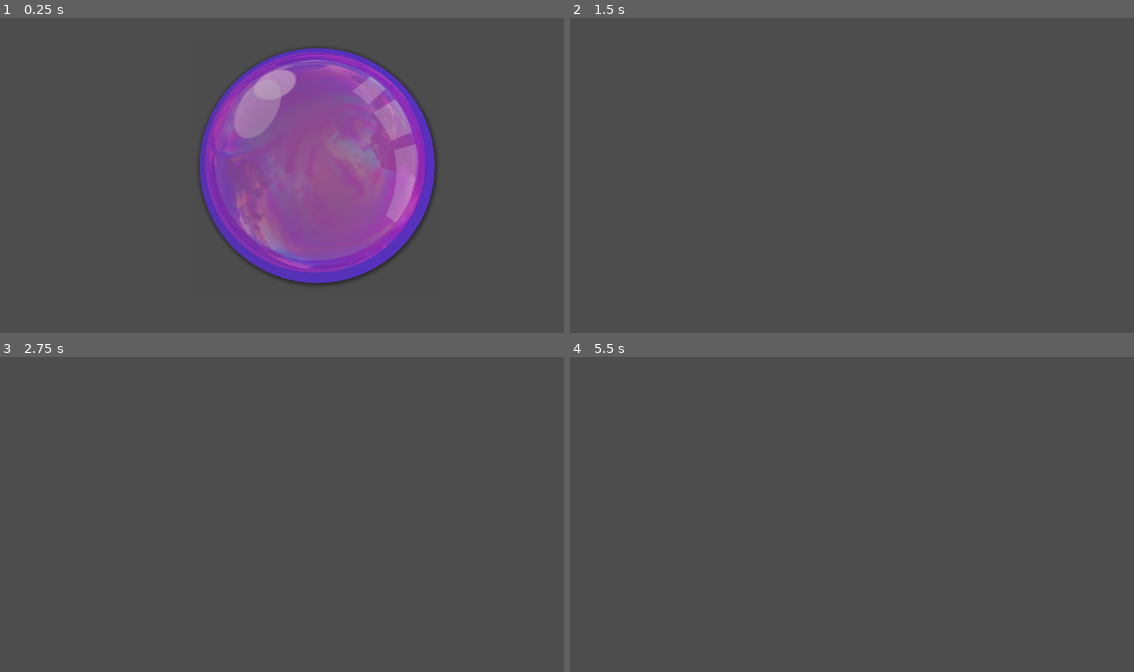
Above: before the commit, frames 1-4 (two rows, left to right).
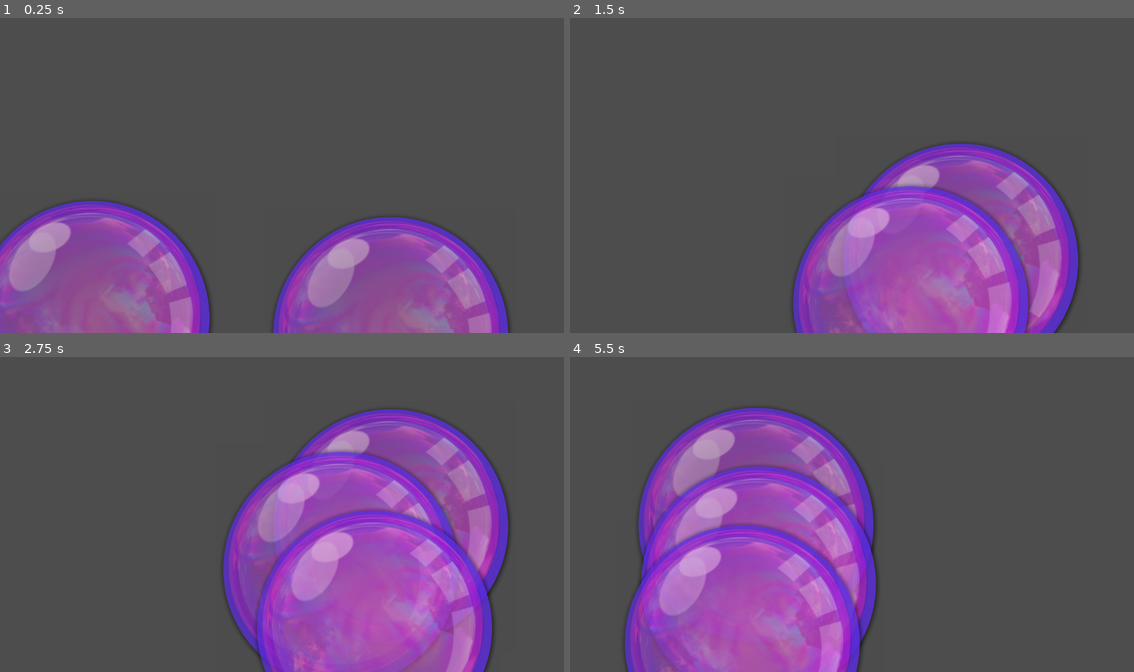
Above: after the commit, the same moments.

Repository: Brog4n/Bubble-Pop
Game: Godot game, scene res://Main/Main.tscn
Two runs of this game, one before a commit and one after it. Both use one fixed random seed, a clock stepped at 60 frames per second and the inputs below.
Inputs (mouse positions are in pixels of both pictures, inside the frame that each line leads up to):
- Up to frame 1 (0.25 s): no input
- Up to frame 2 (1.5 s): move the mouse to (885, 150) at 0.52 s; click (885, 150) at 0.67 s; move the mouse to (739, 191) at 1.27 s; click (739, 191) at 1.42 s
- Up to frame 3 (2.75 s): move the mouse to (338, 445) at 2.02 s; click (338, 445) at 2.17 s
- Up to frame 4 (5.5 s): move the mouse to (823, 577) at 2.77 s; click (823, 577) at 2.92 s; move the mouse to (1021, 561) at 3.52 s; click (1021, 561) at 3.67 s; move the mouse to (682, 467) at 4.27 s; click (682, 467) at 4.42 s; move the mouse to (880, 514) at 5.02 s; click (880, 514) at 5.17 s

The runs differ from the first frame. In frame 1, 46% of the frame differs, in the area x 0-91%, y 9-100%; in frame 2, 24%; in frame 3, 35%; in frame 4, 32%.

Commit message:
made bubbles random, also they die

Diff:
--- a/Code/Bubble/Bubble.gd
+++ b/Code/Bubble/Bubble.gd
@@ -8,6 +8,8 @@
 
 func _process(delta: float) -> void:
 	position.y -= speed * delta
+	if position.y <= 0:
+		pop()
 
 func on_clicked(viewport, event, shape):
 		if event is InputEventMouseButton:
--- a/Code/Main/Main.gd
+++ b/Code/Main/Main.gd
@@ -1,2 +1,16 @@
 extends Node
 class_name Main
+
+const BUBBLE = preload("res://Bubble/Bubble.tscn")
+
+@onready var timer: Timer = $Timer
+
+func _ready() -> void:
+	timer.timeout.connect(spawn_bubble)
+	spawn_bubble()
+
+func spawn_bubble():
+	var bubble: Bubble = BUBBLE.instantiate()
+	bubble.position.x = randi_range(0, get_viewport().size.x)
+	bubble.position.y = get_viewport().size.y
+	add_child(bubble)
--- a/Code/Main/Main.tscn
+++ b/Code/Main/Main.tscn
@@ -6,5 +6,8 @@
 [node name="Main" type="Node" unique_id=1525632278]
 script = ExtResource("1_lxy7q")
 
+[node name="Timer" type="Timer" parent="." unique_id=899744590]
+autostart = true
+
 [node name="Bubble" parent="." unique_id=2036245363 instance=ExtResource("2_83ytx")]
-position = Vector2(648, 336)
+position = Vector2(798, 681)
